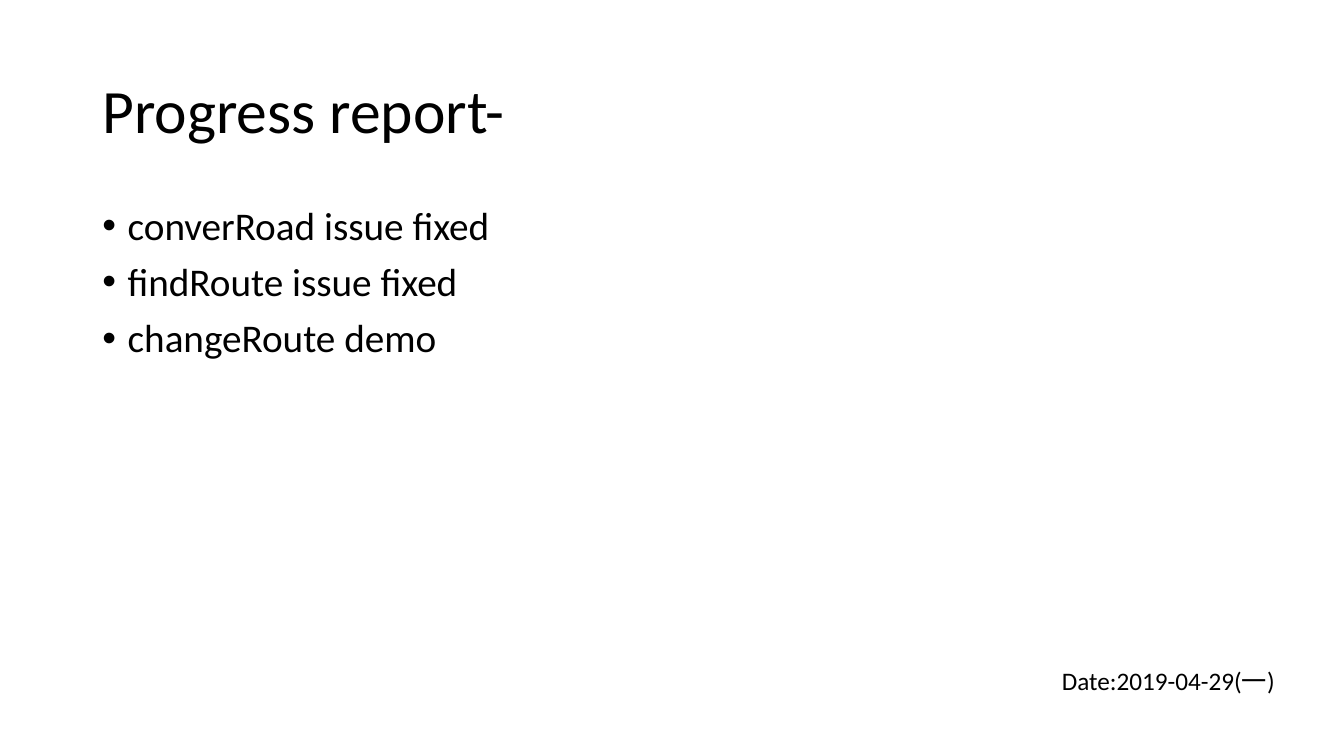
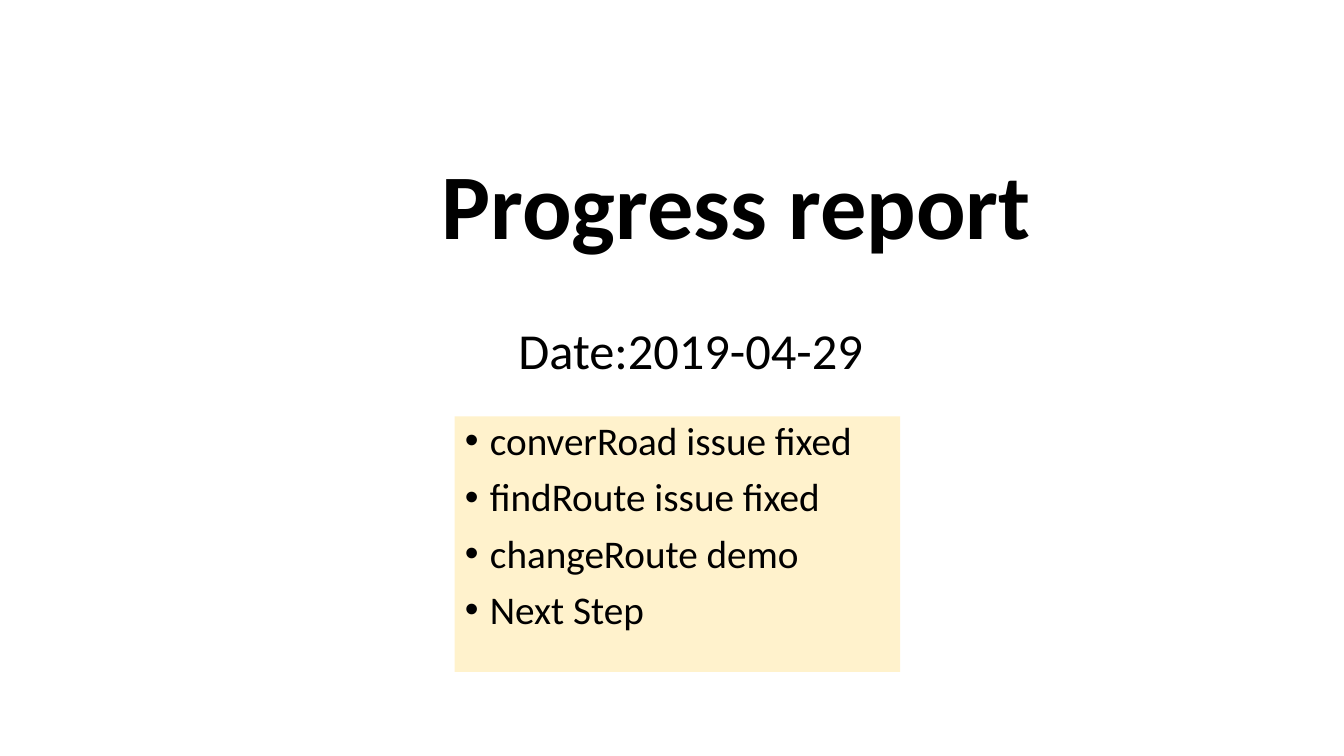
Before and after one commit to YenKang/Smart-Logistics-Plan, a slide deck: slide 23 of eclipse workspace/java_library/sumo_implementation recording.pptx. Drawn at 1344x756 pixels with LibreOffice and Linux fonts; fonts in the diff are those of the drawing. Boxes give left, top, right and bottom in pixels: in the first picture for what was removed or moved away, otherwise in the second. Text is boxed around its words. In the diff, an @@ line names an element or a change of style, - is before the commit and + after.

Commit message:
add progress report ppt

```diff
--- a/eclipse workspace/java_library/sumo_implementation recording.pptx
+++ b/eclipse workspace/java_library/sumo_implementation recording.pptx
@@ title at (x1=441, y1=179, x2=1030, y2=255): text changed; size 44 to 66 pt; bold on @@
-Progress report-
+Progress report
@@ text at (x1=518, y1=336, x2=862, y2=370): text changed; size 18 to 36 pt @@
-Date:2019-04-29(一)
+Date:2019-04-29
@@ text "converRoad issue fixed" resized from (x1=128, y1=212, x2=490, y2=359) to (x1=455, y1=416, x2=900, y2=673) @@
@@ text "converRoad issue fixed" at (x1=455, y1=416, x2=900, y2=673): fill none to #FFF2CC @@
@@ text at (x1=490, y1=598, x2=644, y2=631): paragraph added @@
+• Next Step
```
Also in this commit, not shown: 9 other slides changed, 7 slides added, 2 slides removed, 1 other file.
